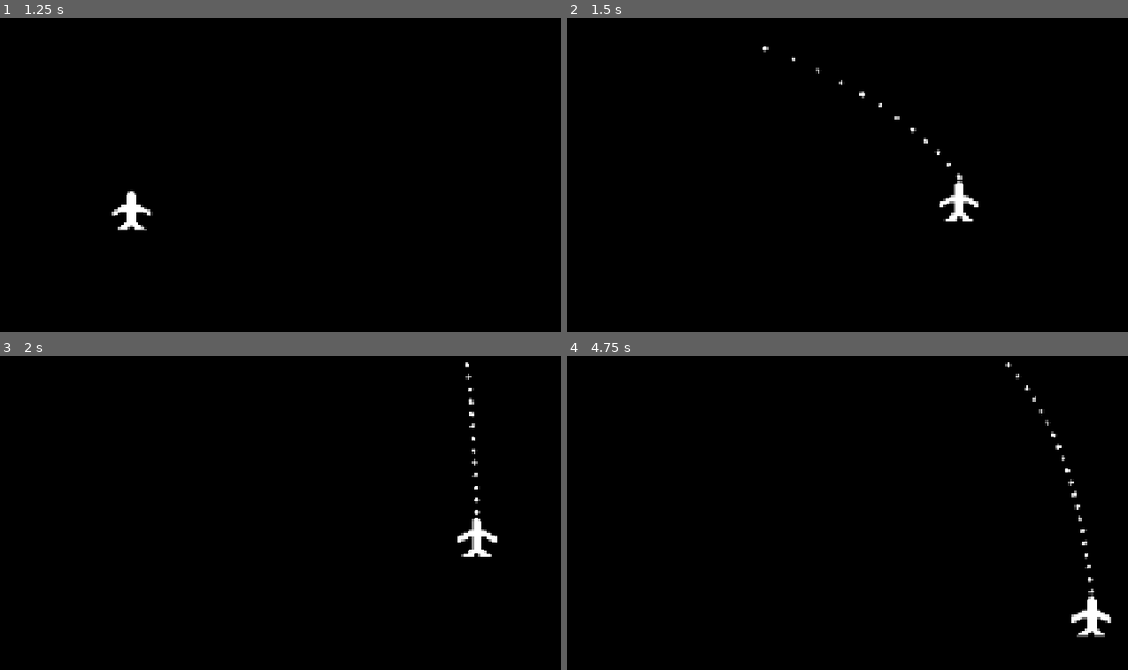
Above: before the commit, frames 1-4 (two rows, left to right).
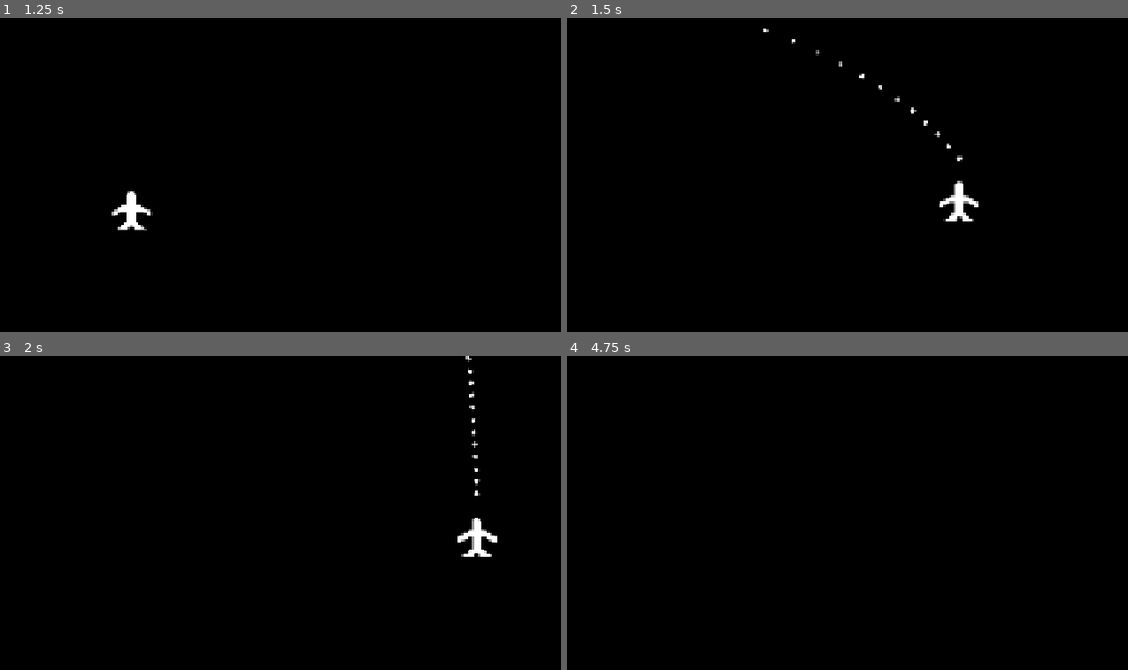
Above: after the commit, the same moments.

Repository: RafaeloxMC/space-invaders-reloaded
Game: Godot game, scene res://scenes/main_menu.tscn
Same seed, same stepped clock (60 frames per second), same inputs: the game is played once before the commit and once after it.
Inputs (mouse positions are in pixels of both pictures, inside the frame that each line leads up to):
- Up to frame 1 (1.25 s): click "play..." at 0.5 s
- Up to frame 2 (1.5 s): tap Enter at 1.25 s; move the mouse to (1043, 196) at 1.27 s; press the mouse at (1043, 196) at 1.28 s; hold Right from 1.28 s (still down)
- Up to frame 3 (2 s): keep holding Right
- Up to frame 4 (4.75 s): move the mouse to (746, 575) at 2.02 s; release Right at 2.03 s; release the mouse at (746, 575) at 2.03 s; hold Down 2.03-2.78 s; click (746, 575) at 2.1 s; move the mouse to (959, 465) at 2.77 s; press the mouse at (959, 465) at 2.78 s; hold Right 2.78-3.53 s; tap Alt at 2.85 s; move the mouse to (853, 635) at 3.52 s; release the mouse at (853, 635) at 3.53 s; hold Up 3.53-4.28 s; tap Shift at 3.6 s; click (853, 635) at 3.8 s; move the mouse to (1105, 613) at 4.27 s; press the mouse at (1105, 613) at 4.28 s; hold Left from 4.28 s (still down)

Frame 1 is identical in both runs. In frame 2, 0.3% of the frame differs, in the area x 34-71%, y 3-52%; in frame 3, 0.3%; in frame 4, 0.7%, in the area x 78-98%, y 1-90%.

Commit message:
Implement damage to shooting

Diff:
--- a/scenes/enemy.tscn
+++ b/scenes/enemy.tscn
@@ -19,11 +19,17 @@
 "speed": 5.0
 }]
 
+[sub_resource type="CircleShape2D" id="CircleShape2D_4ra3w"]
+radius = 17.0
+
 [node name="Enemy" type="CharacterBody2D"]
 texture_filter = 1
 script = ExtResource("1_md0e3")
 proj = ExtResource("2_4ra3w")
 
 [node name="AnimatedSprite2D" type="AnimatedSprite2D" parent="."]
-rotation = 3.1415927
+rotation = -3.1415925
 sprite_frames = SubResource("SpriteFrames_4ra3w")
+
+[node name="CollisionShape2D" type="CollisionShape2D" parent="."]
+shape = SubResource("CircleShape2D_4ra3w")
--- a/scenes/projectile.tscn
+++ b/scenes/projectile.tscn
@@ -31,3 +31,5 @@
 
 [node name="AnimatedSprite2D" type="AnimatedSprite2D" parent="."]
 sprite_frames = SubResource("SpriteFrames_softn")
+
+[connection signal="body_entered" from="." to="." method="_on_body_entered"]
--- a/scripts/enemy.gd
+++ b/scripts/enemy.gd
@@ -44,5 +44,6 @@
 func _shoot() -> void:
 	var projectile := proj.instantiate() as Area2D
 	projectile.global_position = global_position
+	projectile.position.y += 25
 	projectile.rotation_degrees = 180
 	add_sibling(projectile)
--- a/scripts/player.gd
+++ b/scripts/player.gd
@@ -7,7 +7,11 @@
 	if(Input.is_action_pressed("attack")):
 		var projectile = proj.instantiate() as Area2D
 		projectile.global_position = self.global_position
-		projectile.position.y -= 20
+		projectile.position.y -= 50
 		self.add_sibling(projectile)
 		pass
 	move_and_slide()
+
+func _process(_delta: float) -> void:
+	if self.is_queued_for_deletion():
+		print("GAME OVER")
--- a/scripts/projectile.gd
+++ b/scripts/projectile.gd
@@ -15,3 +15,8 @@
 	var direction: Vector2 = Vector2.UP.rotated(rotation)
 	position += direction * speed * delta
 	z_index = 4096
+
+
+func _on_body_entered(body: Node2D) -> void:
+	body.queue_free()
+	print("QUEUED FREE A BODY")
Not shown: 1 places in scenes/enemy.tscn that only renumber resources
